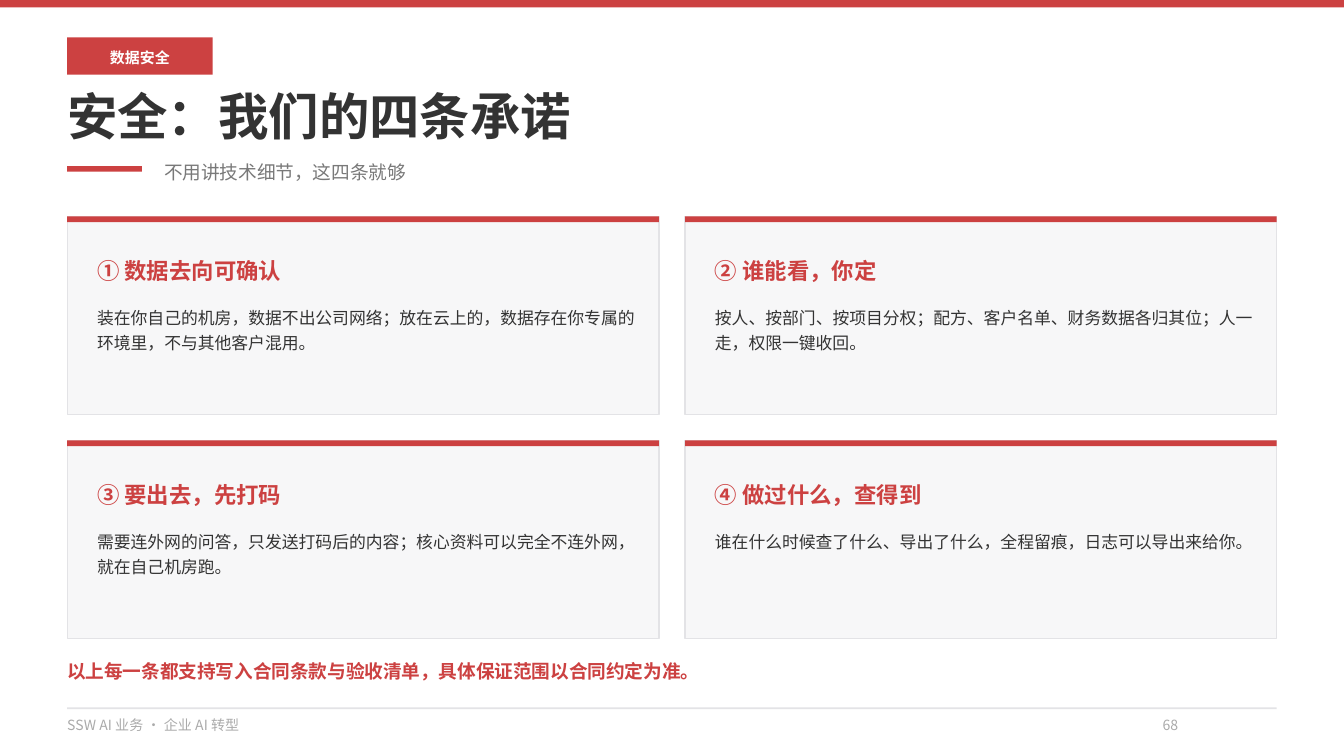
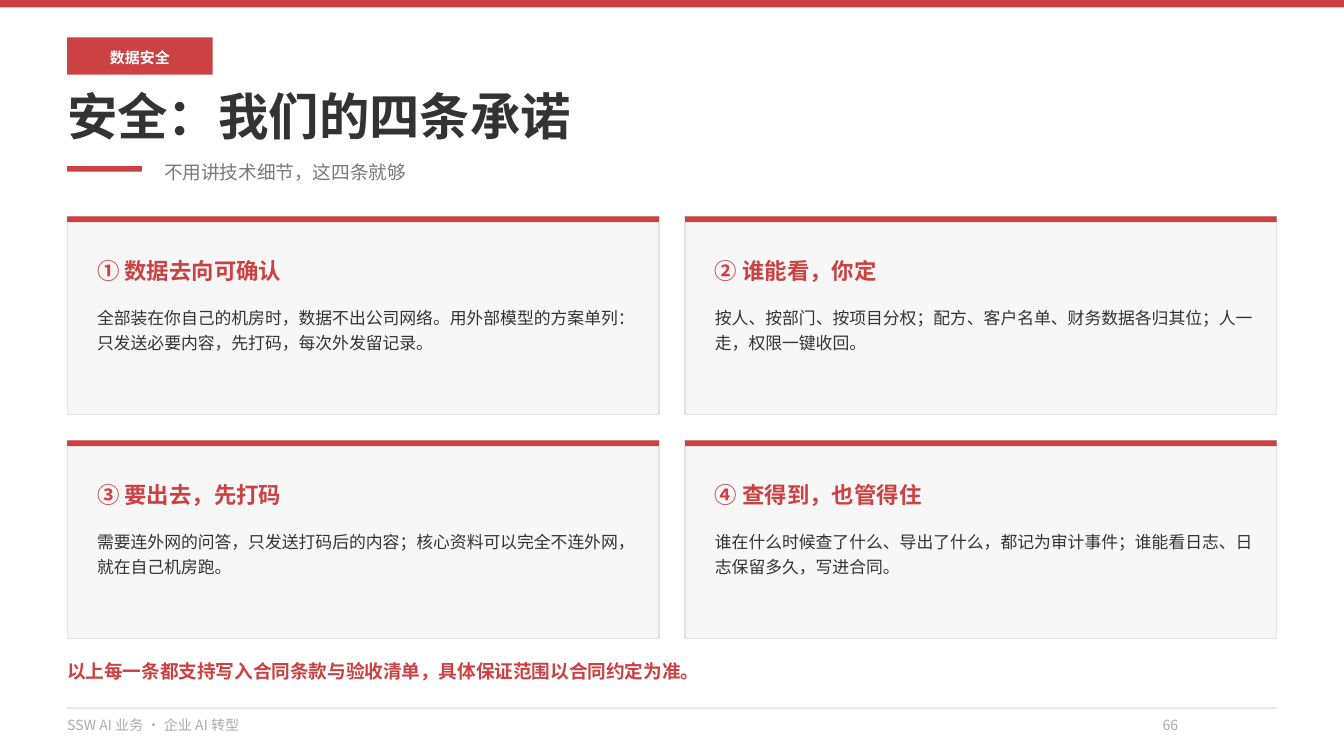
Before and after one commit to hveraus/ssw-business, a slide deck: slide 66 of SSW AI 业务_v2/SSW AI 业务_v3.pptx (slide 68 before the commit). Drawn at 1344x756 pixels with LibreOffice and Linux fonts; fonts in the diff are those of the drawing. Boxes give left, top, right and bottom in pixels: in the first picture for what was removed or moved away, otherwise in the second. Text is boxed around its words. In the diff, an @@ line names an element or a change of style, - is before the commit and + after.

Commit message:
第八部分按评审意见重做（11 页→9 页 + 备用页），全篇 70 页
57–61 更快讲到能做什么：删「三个风险口」页，风险示例并入三项服务卡；行业数据移到末页备用页；57 分隔页改为短过渡；盲区表「能/否」改为「常见覆盖/部分覆盖/需专项验证」
62–63 统一交付口径：服务二以代码与小工具为主线、对外内容标「可选」；表头「谁做的」→「典型对象」；成果句与抽样口径对齐
64–65/66 把保证变成验收项：删「一句话骗不走资料」「模型不用换」；改为按当前用户权限取数 + 高风险操作授权人确认；架构页改为数据流向图（留在环境/经审批外发/日志位置）；数据安全页把「不出公司网络」限定为全本地方案，留痕落到审计事件、日志权限与保留期
64 报告页：左侧标「示例·虚构数据」；右栏改为「发现→修复→复测」流转记录；80 项补覆盖范围、统计周期与去重口径
65/67 收成两个入口：诊断标题改「验证一个模块的关键风险」、写明从环境账号就绪起算、无论是否发现问题都交付范围与结论；结束页并列「聊 AI 落地场景 / 评估一个安全模块」

```diff
--- a/SSW AI 业务_v2/SSW AI 业务_v3.pptx
+++ b/SSW AI 业务_v2/SSW AI 业务_v3.pptx
@@ text at (97,310,635,351): text changed @@
-装在你自己的机房，数据不出公司网络；放在云上的，数据存在你专属的环境里，不与其他客户混用。
+全部装在你自己的机房时，数据不出公司网络。用外部模型的方案单列：只发送必要内容，先打码，每次外发留记录。
@@ text at (715,484,921,506): text changed @@
-④ 做过什么，查得到
+④ 查得到，也管得住
@@ text at (715,534,1253,575): text changed @@
-谁在什么时候查了什么、导出了什么，全程留痕，日志可以导出来给你。
+谁在什么时候查了什么、导出了什么，都记为审计事件；谁能看日志、日志保留多久，写进合同。
```
Also in this commit, not shown: 12 other slides changed, 1 slide added, 2 slides removed, 2 other files.
